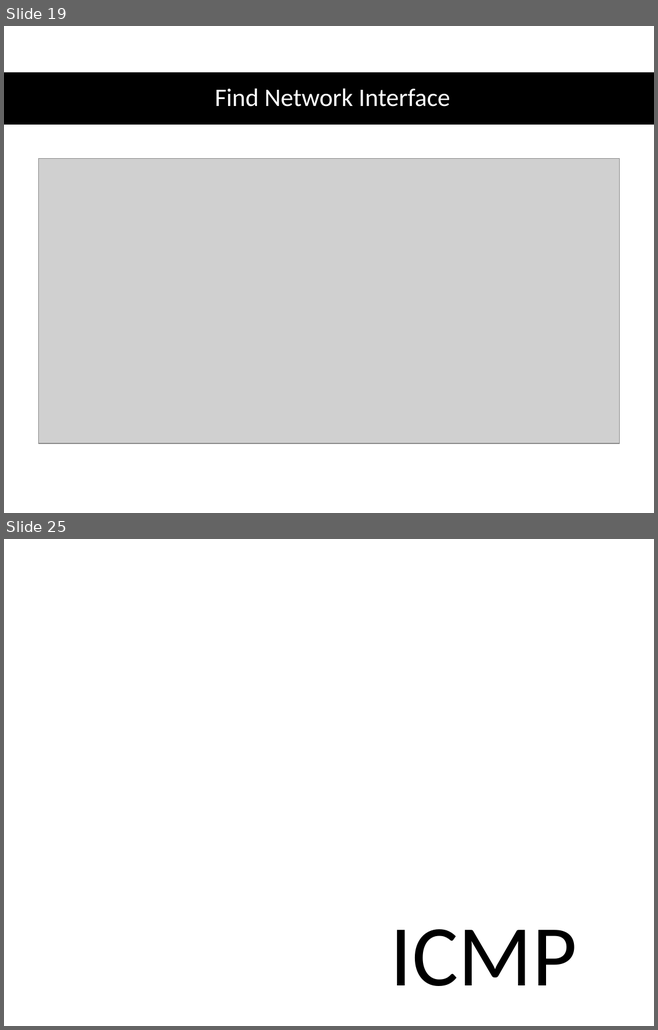
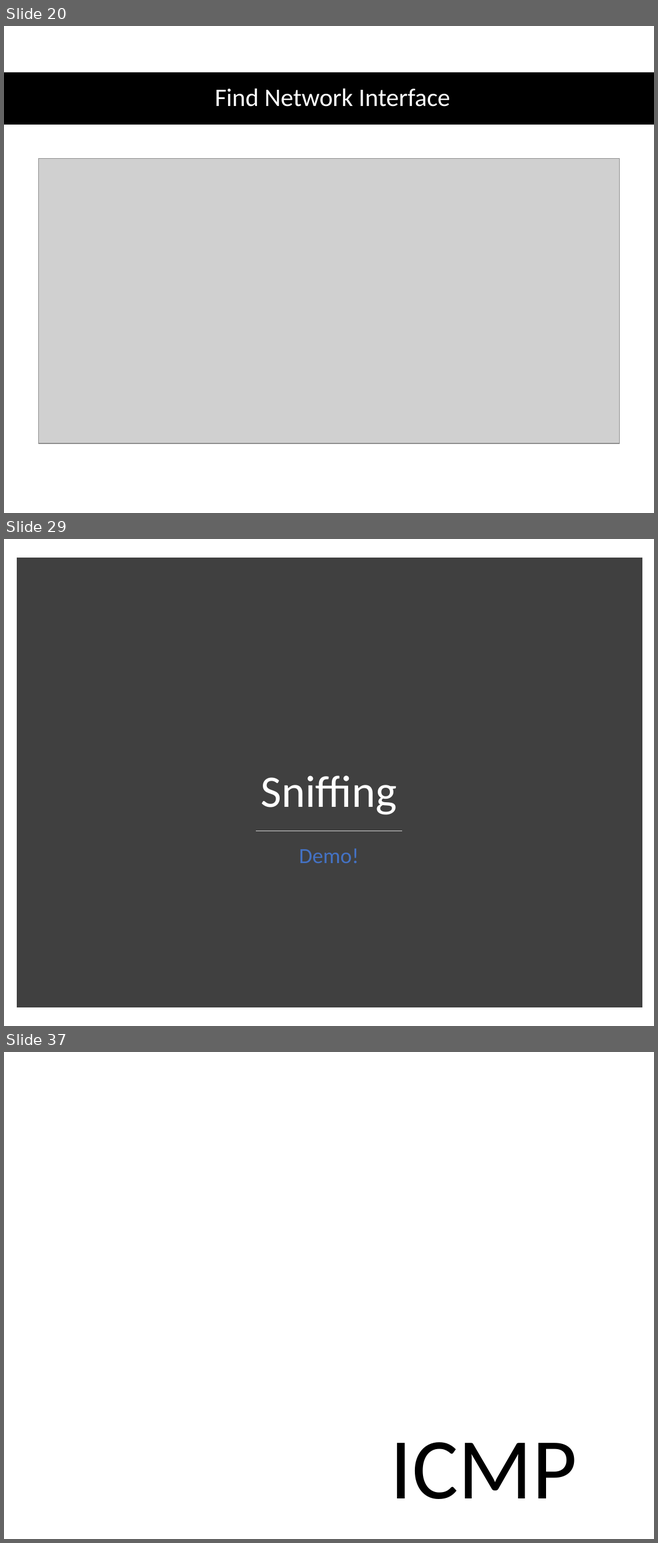
Before and after one commit to shirasael/20588, a slide deck: raw socket & libpcap & icmp.pptx. Shown one above the other, each under a label of ours: slides 19 and 25 before the commit, slides 20, 29 and 37 after it; the slides between them are not shown. The pictures are 658x1030 and 658x1543 pixels, drawn with LibreOffice and Linux fonts; fonts in the diff are those of the drawing; grey boxes stand for pictures; background and template pictures are left out. Boxes give left, top, right and bottom in pixels: in the first picture for what was removed or moved away, otherwise in the second. Text is boxed around its words. In the diff, an @@ line names an element or a change of style, - is before the commit and + after.

```diff
--- a/raw socket & libpcap & icmp.pptx
+++ b/raw socket & libpcap & icmp.pptx
@@ slide 29 added at <box>4,539,654,1026</box>, background #FFFFFF @@
@@ rectangle added at <box>21,562,637,1004</box>, fill #404040, outline #404040 10 pt @@
@@ title added at <box>261,776,397,815</box>, 50 pt, text #FFFFFF @@
+Sniffing
@@ line added from (256, 831) to (401, 831), #D9D9D9 1 pt @@
@@ text added at <box>299,849,358,863</box>, 24 pt, text #4472C4 @@
+Demo!
@@ what was slide 19 is now slide 20 @@
@@ what was slide 25 is now slide 37 @@
```
Also in this commit, not shown: 2 slides changed, 16 other slides added, 4 slides removed.
